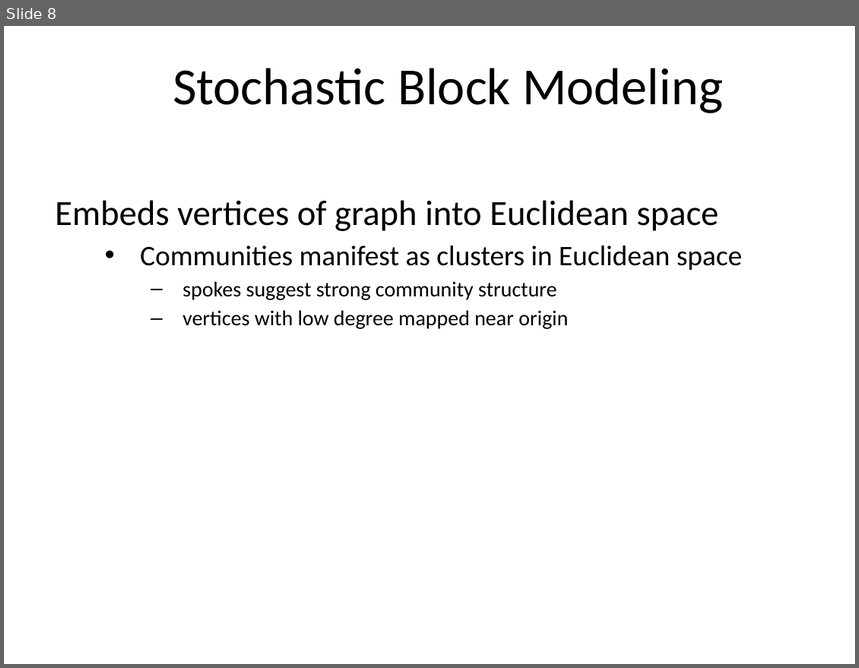
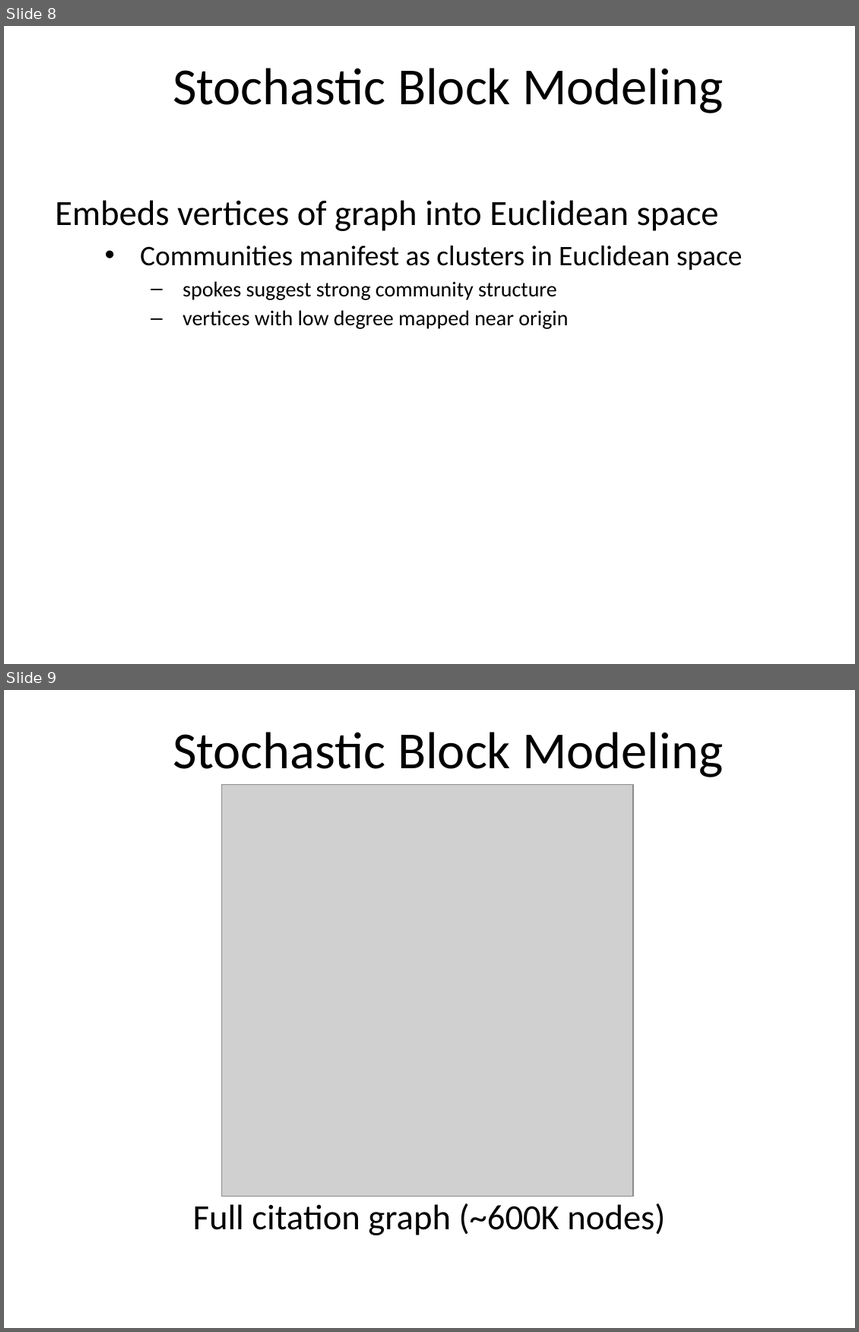
Before and after one commit to alexgittens/XDataUSPTOHackathon, a slide deck: XDATA_Sep2016_klevin_slides.pptx. Shown one above the other, each under a label of ours: slide 8 before the commit, slides 8 and 9 after it. The pictures are 859x668 and 859x1332 pixels, drawn with LibreOffice and Linux fonts; fonts in the diff are those of the drawing; grey boxes stand for pictures; background and template pictures are left out. Boxes give left, top, right and bottom in pixels: in the first picture for what was removed or moved away, otherwise in the second. Text is boxed around its words. In the diff, an @@ line names an element or a change of style, - is before the commit and + after.

```diff
--- a/XDATA_Sep2016_klevin_slides.pptx
+++ b/XDATA_Sep2016_klevin_slides.pptx
@@ slide 9 added at (4, 690, 855, 1328), background #FFFFFF @@
@@ title added at (173, 732, 723, 777), 44 pt, text #000000 @@
+Stochastic Block Modeling
@@ picture added at (222, 784, 634, 1196) @@
@@ text added at (193, 1204, 665, 1236), 30 pt, text #000000 @@
+Full citation graph (~600K nodes)
```
Also in this commit, not shown: 1 other slide added.
